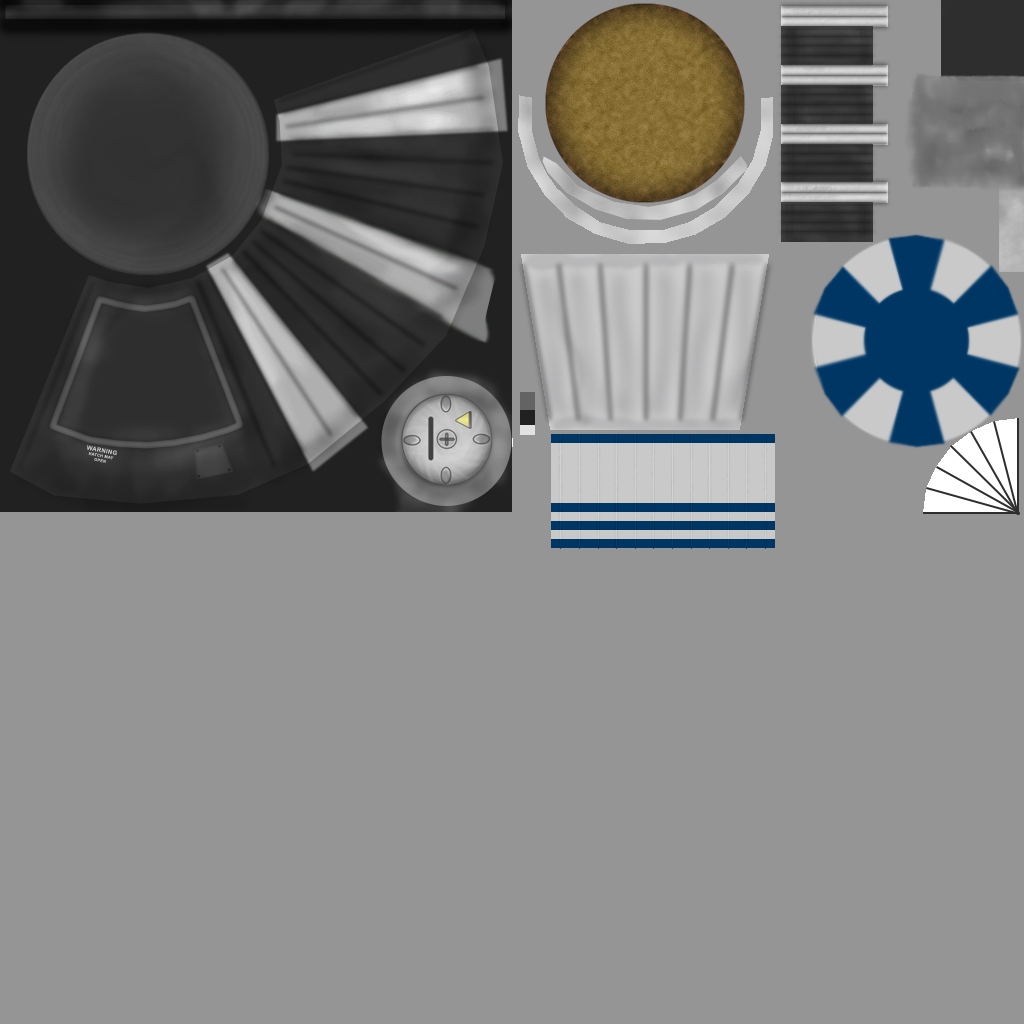
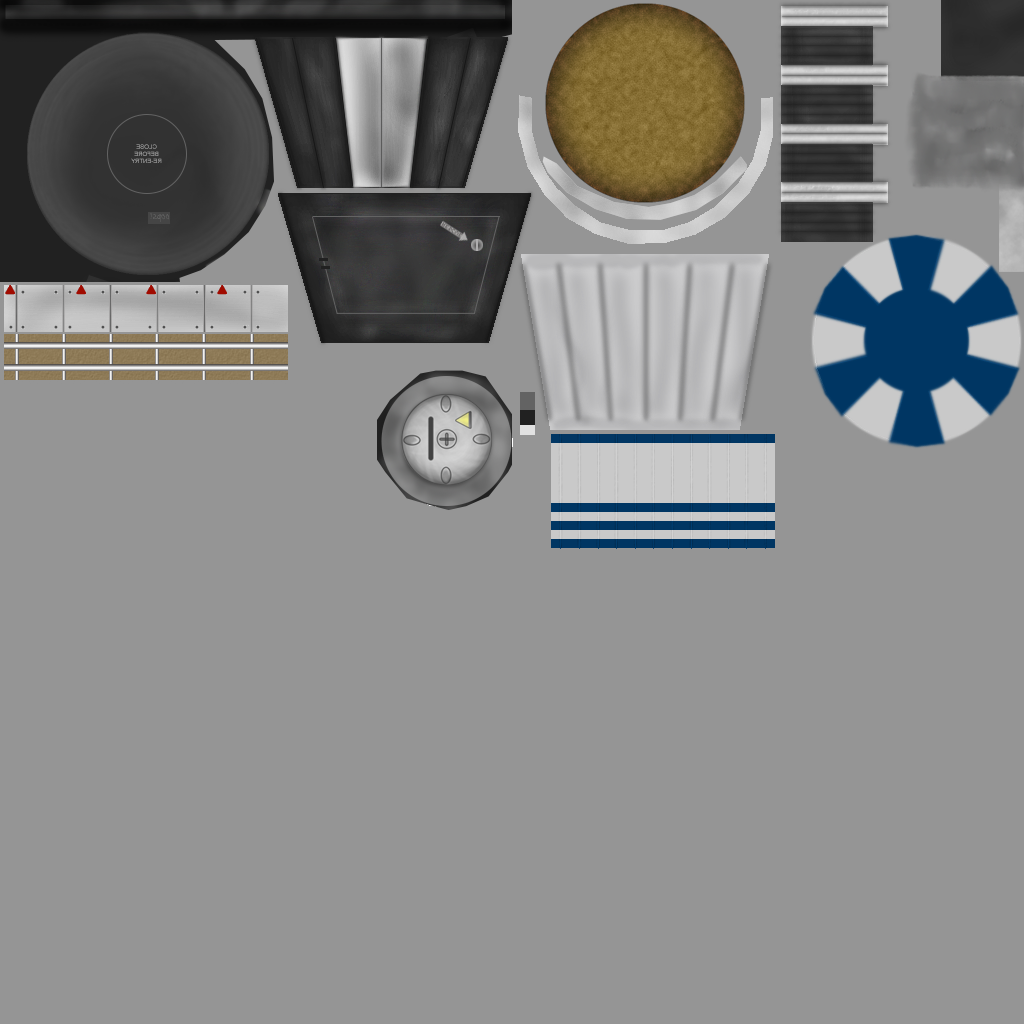
Two versions of the same layered image (1024x1024). Layer-by-layer changes:
renamed "Layer 4" to "ShroudBraces copy 2", hid it, moved it above "ShroudBraces copy", painted on it over left=0, top=0, right=1024, bottom=515
removed layer "Layer 3" over left=941, top=0, right=1024, bottom=81
added layer "Ellipse 1" above "Layer 18" over left=107, top=114, right=187, bottom=194
renamed "Layer 5" to "Generic Textures", painted on it over left=941, top=0, right=1024, bottom=86
added layer "BackSeatStripes" above "BackseatHatchLatches" over left=250, top=34, right=535, bottom=349
added layer "BackseatHatch" above "Triangles" over left=312, top=216, right=500, bottom=325
added layer "Triangles" above "Layer 23 copy 2" over left=5, top=285, right=227, bottom=295
added layer "Layer 23 copy 2" above "ShroudStripes" over left=15, top=285, right=253, bottom=332
added layer "Layer 22" above "ShroudBraces" over left=4, top=285, right=288, bottom=332
added layer "ShroudBraces" above "Layer 24" over left=4, top=334, right=288, bottom=380
added layer "Layer 24" above "BackSeat" over left=4, top=334, right=288, bottom=380
added layer "BackSeat" above "HatchShield" over left=255, top=34, right=530, bottom=347
renamed "Layer 1" to "HatchShield", painted on it over left=0, top=34, right=512, bottom=512
removed layer "Shape 7" over left=926, top=487, right=1020, bottom=515
removed layer "Shape 6" over left=936, top=466, right=1020, bottom=514
removed layer "Shape 5" over left=950, top=445, right=1019, bottom=513
removed layer "Shape 4" over left=970, top=431, right=1019, bottom=515
removed layer "Shape 3" over left=993, top=421, right=1019, bottom=515
added layer "AdapterUV" above "Layer 16" over left=0, top=281, right=288, bottom=384
added layer "Layer 16" above "OSMUV" over left=256, top=38, right=531, bottom=343
painted on "Background copy" over left=923, top=418, right=1019, bottom=514
…and 15 more changes (13 added, 2 removed)
